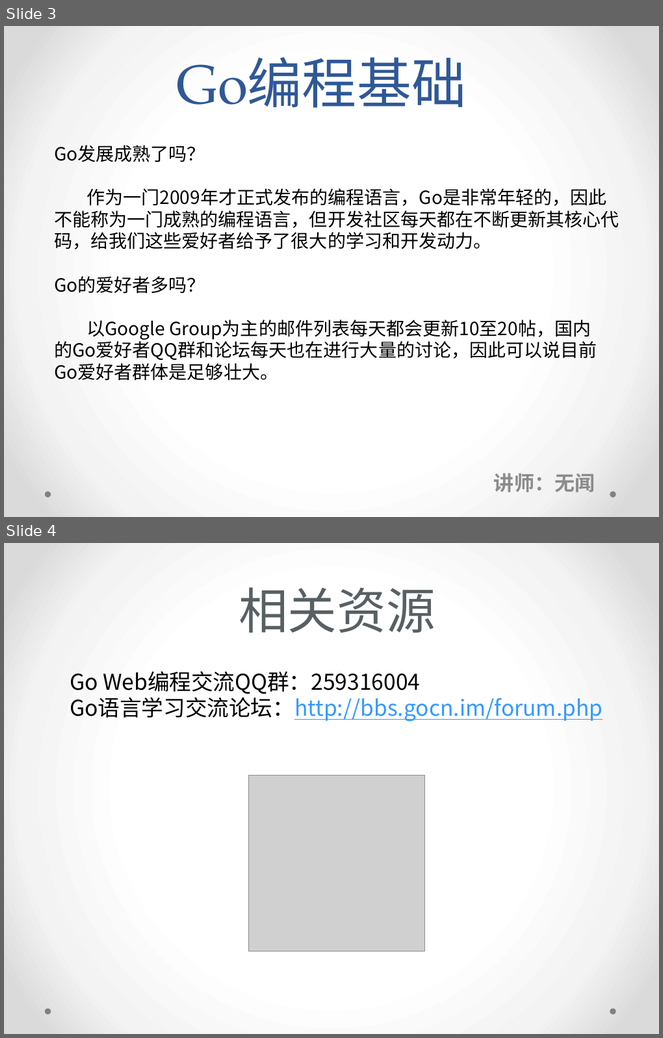
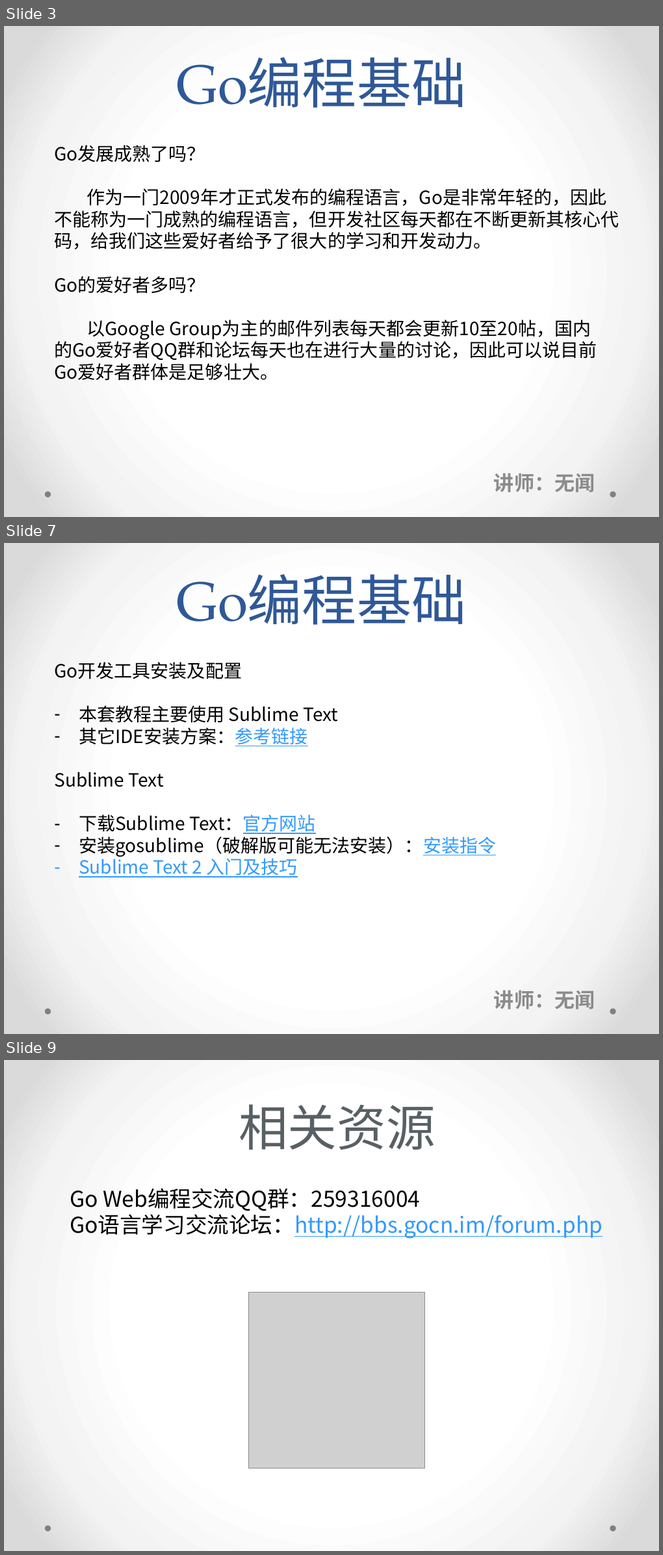
Before and after one commit to deliretzua/go-fundamental-programming, a slide deck: Go编程基础-课堂讲义.pptx. Shown one above the other, each under a label of ours: slides 3 and 4 before the commit, slides 3, 7 and 9 after it; the slides between them are not shown. The pictures are 663x1038 and 663x1555 pixels, drawn with LibreOffice and Linux fonts; fonts in the diff are those of the drawing; grey boxes stand for pictures. Boxes give left, top, right and bottom in pixels: in the first picture for what was removed or moved away, otherwise in the second. Text is boxed around its words. In the diff, an @@ line names an element or a change of style, - is before the commit and + after.

```diff
--- a/Go编程基础-课堂讲义.pptx
+++ b/Go编程基础-课堂讲义.pptx
@@ slide 7 added at [4,543,659,1034], background gradient #FFFFFF to #F4F4F4 to #DADADA; not listed: 2 template elements that a slide beside it also shows @@
@@ title added at [176,574,466,625], 60 pt, text #2F5897 @@
+Go编程基础
@@ text added at [54,662,496,878], 20 pt, text #000000 @@
+Go开发工具安装及配置
+– 本套教程主要使用 Sublime Text
+– 其它IDE安装方案：参考链接
+Sublime Text
+– 下载Sublime Text：官方网站
+– 安装gosublime（破解版可能无法安装）：安装指令
+– Sublime Text 2 入门及技巧
@@ subtitle added at [494,990,595,1010], 22.2 pt, text #8C8C8C, bold @@
+讲师：无闻
@@ what was slide 4 is now slide 9 @@
```
Also in this commit, not shown: 1 slide changed, 4 other slides added, 3 other files.
